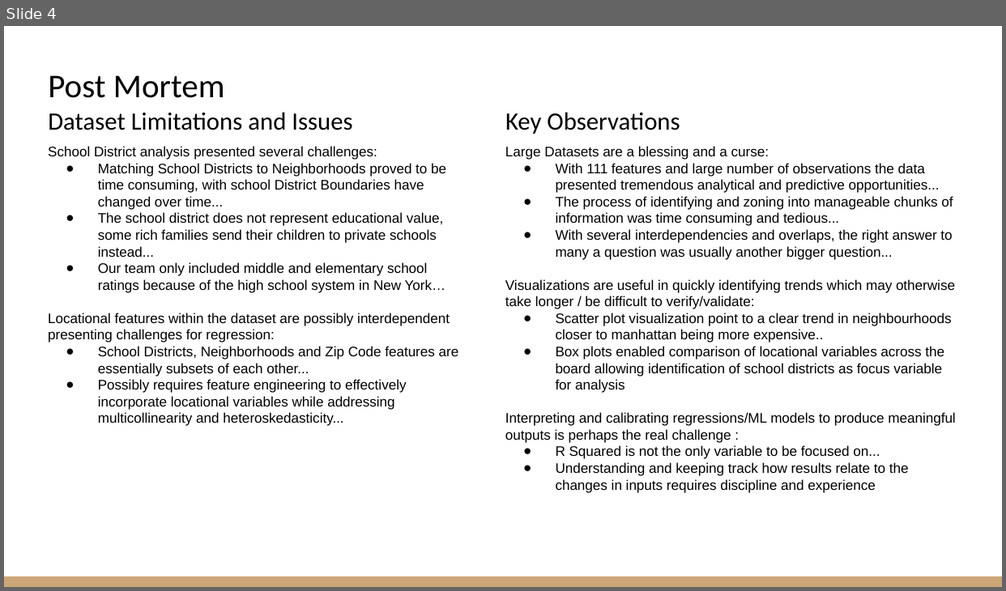
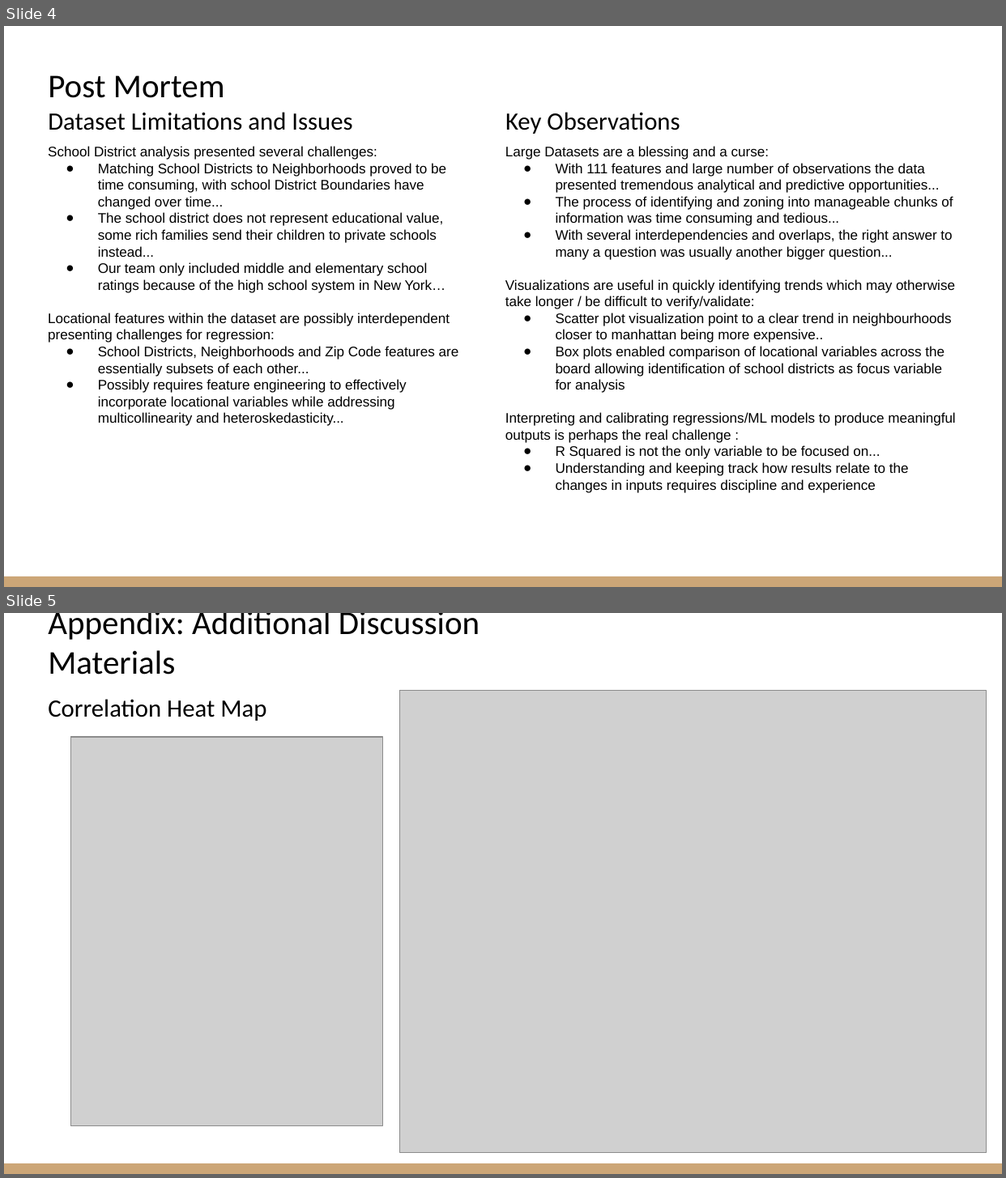
Before and after one commit to Suhaib471/GradientBoost_model, a slide deck: ABC Finance Case Study - v2.pptx. Shown one above the other, each under a label of ours: slide 4 before the commit, slides 4 and 5 after it. The pictures are 1006x591 and 1006x1178 pixels, drawn with LibreOffice and Linux fonts; fonts in the diff are those of the drawing; grey boxes stand for pictures. Boxes give left, top, right and bottom in pixels: in the first picture for what was removed or moved away, otherwise in the second. Text is boxed around its words. In the diff, an @@ line names an element or a change of style, - is before the commit and + after.

```diff
--- a/ABC Finance Case Study - v2.pptx
+++ b/ABC Finance Case Study - v2.pptx
@@ slide 5 added at box(4, 613, 1002, 1174), background #FFFFFF; not listed: 1 template element that a slide beside it also shows @@
@@ title added at box(48, 613, 479, 675), 24 pt, text #000000 @@
+Appendix: Additional Discussion Materials
@@ text added at box(48, 699, 266, 721), 18 pt, text #000000 @@
+Correlation Heat Map
@@ picture added at box(400, 691, 987, 1153) @@
@@ picture added at box(71, 737, 382, 1126) @@
```
Also in this commit, not shown: 2 slides changed, 1 other slide added, 1 slide removed, 2 other files.
